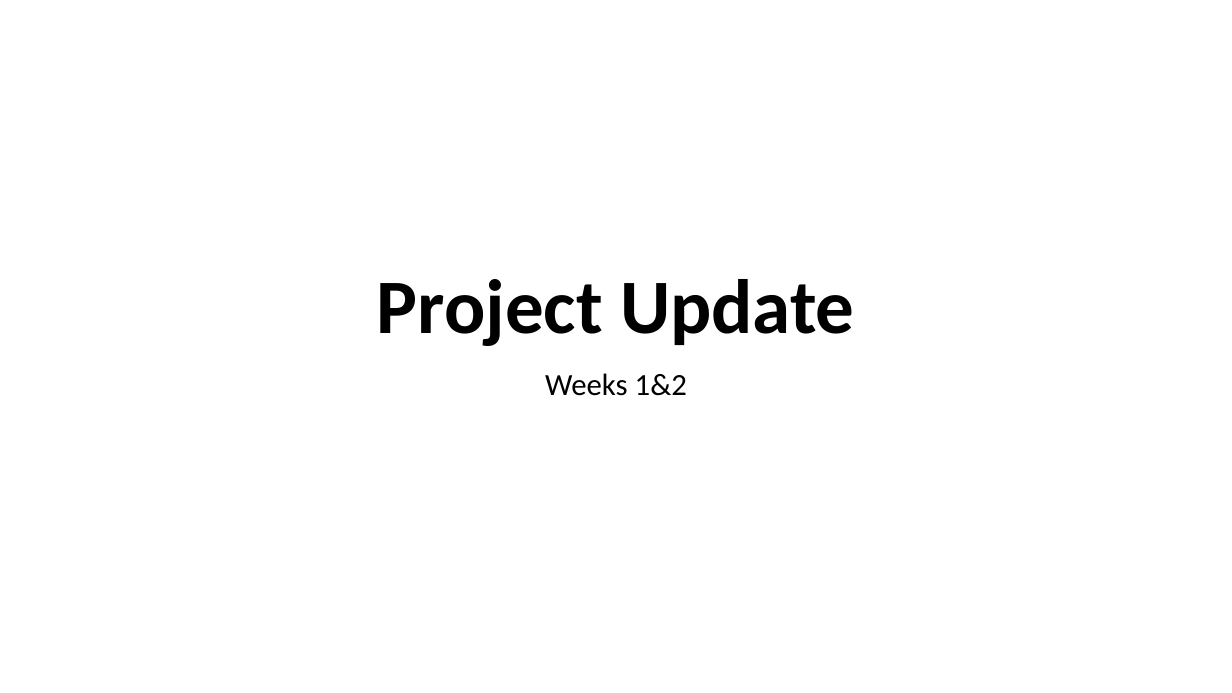
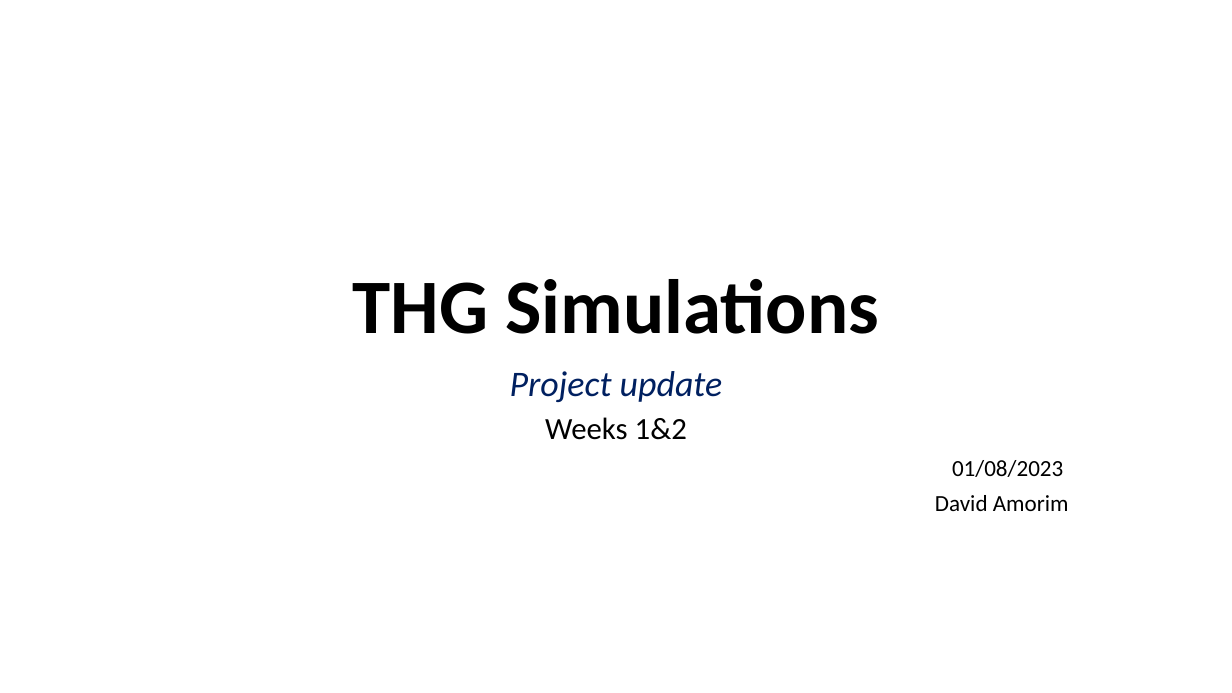
Before and after one commit to david-f-amorim/Simulating-THG-of-few-femtosecond-pulses-in-a-noble-gas-, a slide deck: slide 1 of presentations/DESY - Updates Week 1&2.pptx. Drawn at 1232x693 pixels with LibreOffice and Linux fonts; fonts in the diff are those of the drawing. Boxes give left, top, right and bottom in pixels: in the first picture for what was removed or moved away, otherwise in the second. Text is boxed around its words. In the diff, an @@ line names an element or a change of style, - is before the commit and + after.

```diff
--- a/presentations/DESY - Updates Week 1&2.pptx
+++ b/presentations/DESY - Updates Week 1&2.pptx
@@ title at <box>352,279,879,334</box>: text changed @@
-Project Update
+THG Simulations
@@ subtitle at <box>510,371,723,402</box>: paragraph added @@
+Project update
@@ subtitle at <box>545,417,687,440</box>: line spacing 0.9 to 0.8 @@
@@ subtitle at <box>935,460,1069,511</box>: paragraphs added @@
+01/08/2023
+David Amorim
```
Also in this commit, not shown: 11 other slides changed, 4 slides added, 4 slides removed, 2 other files.
